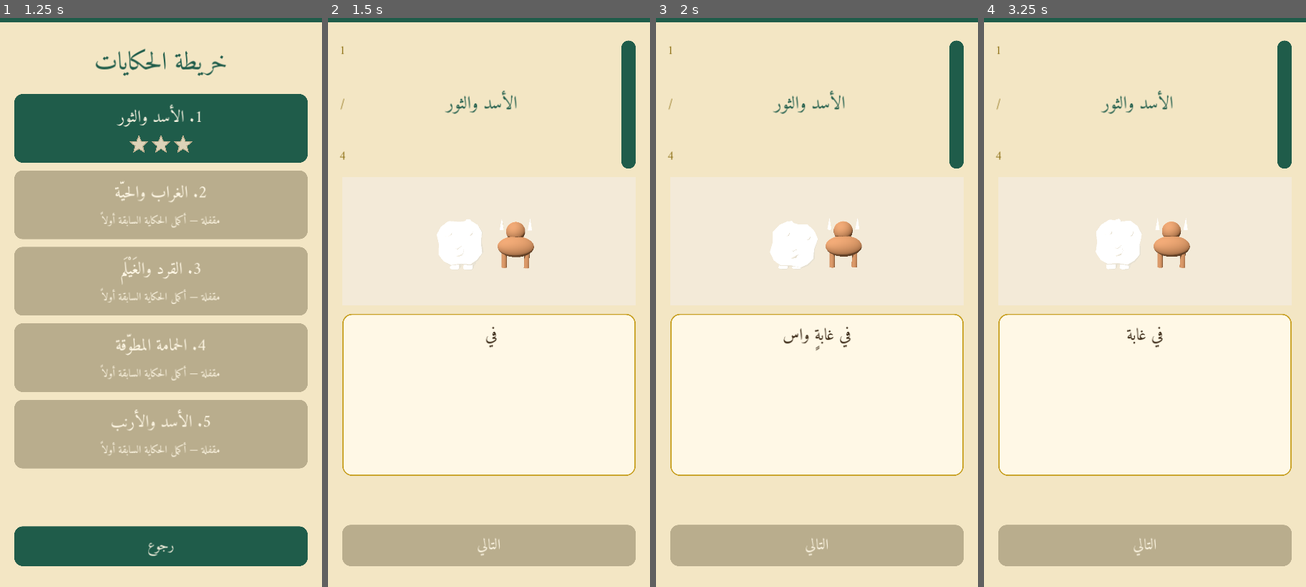
Above: before the commit, frames 1-4 (left to right).
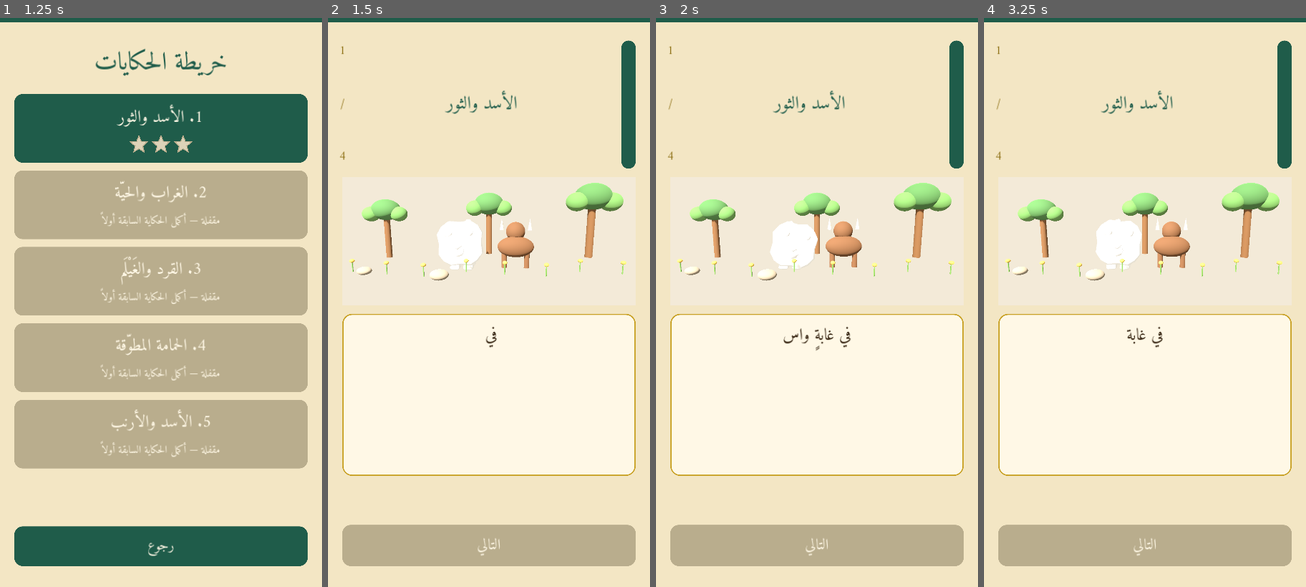
Above: after the commit, the same moments.

Repository: bdssmdkacem-dot/Kalila-Dimna
Game: Godot game, scene res://scenes/main_menu.tscn
The game is run twice, just before and just after one commit, with the same random seed, the same clock (stepped at 60 frames per second) and the same inputs.
Inputs (mouse positions are in pixels of both pictures, inside the frame that each line leads up to):
- Up to frame 1 (1.25 s): click "ابدأ الحكايات" at 0.5 s
- Up to frame 2 (1.5 s): click (489, 126) at 1.25 s
- Up to frame 3 (2 s): no input
- Up to frame 4 (3.25 s): click "رجوع" at 2 s; click (1145, 126) at 2.75 s

Frame 1 is identical in both runs. In frame 2, 2.2% of the frame differs, in the area x 6-93%, y 28-47%; in frame 3, 2.2%; in frame 4, 2.2%.

Commit message:
feat: add story-specific 3D environments

Diff:
--- a/ui/animal_stage.gd
+++ b/ui/animal_stage.gd
@@ -12,6 +12,7 @@
 var viewport: SubViewport
 var world_root: Node3D
 var actor_root: Node3D
+var environment_root: Node3D
 var camera: Camera3D
 var time := 0.0
 
@@ -70,10 +71,15 @@
     camera.fov = 35.0
     world_root.add_child(camera)
 
+    environment_root = Node3D.new()
+    world_root.add_child(environment_root)
+
     actor_root = Node3D.new()
     world_root.add_child(actor_root)
 
 func show_segment(story_id: String, segment_index: int) -> void:
+    _clear_environment()
+    _build_story_environment(story_id, segment_index)
     _clear_actor()
     var actors: Array = STORY_ACTORS.get(story_id, [])
     var spacing := 1.9 if actors.size() > 1 else 0.0
@@ -83,6 +89,129 @@
         actor.scale = Vector3.ONE * (0.95 if actors.size() > 1 else 1.15)
         actor_root.add_child(actor)
     actor_root.rotation.y = deg_to_rad(-6.0 + float(segment_index) * 4.0)
+
+func _clear_environment() -> void:
+    if environment_root == null:
+        return
+    for child in environment_root.get_children():
+        child.queue_free()
+
+
+func _build_story_environment(story_id: String, segment_index: int) -> void:
+    if environment_root == null:
+        return
+
+    # Each story gets its own 3D visual language. These are real MeshInstance3D
+    # scene elements, not 2D decorations, and are kept behind the animal actors.
+    match story_id:
+        "lion_bull":
+            _make_meadow_environment(3, 2, true)
+        "crow_snake":
+            _make_forest_rocks_environment(4, 3)
+        "monkey_turtle":
+            _make_river_forest_environment()
+        "dove_ring":
+            _make_dove_garden_environment()
+        "lion_hare":
+            _make_meadow_environment(5, 3, false)
+        _:
+            _make_meadow_environment(2, 1, true)
+
+    environment_root.rotation.y = deg_to_rad(float(segment_index) * 1.5)
+
+
+func _make_meadow_environment(tree_count: int, rock_count: int, flowers: bool) -> void:
+    for i in tree_count:
+        var x := -4.5 + float(i) * (9.0 / maxf(1.0, float(tree_count - 1)))
+        _make_tree(environment_root, Vector3(x, 0, -1.8 - fmod(float(i), 2.0) * 0.8), 0.9 + fmod(float(i), 3.0) * 0.12)
+    for i in rock_count:
+        var x := -4.0 + float(i) * 2.5
+        _make_rock(environment_root, Vector3(x, 0.18, 0.9 + fmod(float(i), 2.0) * 0.4), 0.45 + fmod(float(i), 3.0) * 0.12)
+    if flowers:
+        for i in 8:
+            _make_flower(environment_root, Vector3(-4.5 + float(i) * 1.25, 0.08, 0.7 + fmod(float(i), 3.0) * 0.25))
+
+
+func _make_forest_rocks_environment(tree_count: int, rock_count: int) -> void:
+    for i in tree_count:
+        var x := -4.6 + float(i) * 3.05
+        _make_tree(environment_root, Vector3(x, 0, -2.0), 1.05 + fmod(float(i), 2.0) * 0.18)
+    for i in rock_count:
+        _make_rock(environment_root, Vector3(-3.5 + float(i) * 2.4, 0.18, 0.5 + fmod(float(i), 2.0)), 0.5 + fmod(float(i), 2.0) * 0.15)
+    for i in 5:
+        _make_bush(environment_root, Vector3(-4.2 + float(i) * 2.1, 0.3, -0.2), 0.65)
+
+
+func _make_river_forest_environment() -> void:
+    var water := MeshInstance3D.new()
+    var water_mesh := PlaneMesh.new()
+    water_mesh.size = Vector2(10, 2.4)
+    water.mesh = water_mesh
+    water.position = Vector3(0, 0.025, -1.0)
+    water.rotation_degrees.x = -90
+    water.material_override = _mat(Color("#6ea7ad"))
+    environment_root.add_child(water)
+    for x in [-4.2, 4.2]:
+        _make_tree(environment_root, Vector3(x, 0, -2.2), 1.1)
+        _make_reeds(environment_root, Vector3(x * 0.65, 0, 0.4))
+    for i in 6:
+        _make_rock(environment_root, Vector3(-3.8 + i * 1.5, 0.16, 0.65), 0.32 + fmod(float(i), 2.0) * 0.12)
+
+
+func _make_dove_garden_environment() -> void:
+    for i in 3:
+        _make_tree(environment_root, Vector3(-4.0 + i * 4.0, 0, -2.0), 0.95)
+    for i in 6:
+        _make_bush(environment_root, Vector3(-4.2 + i * 1.7, 0.28, 0.1), 0.55)
+    for i in 7:
+        _make_flower(environment_root, Vector3(-4.0 + i * 1.3, 0.08, 0.65))
+    var perch := MeshInstance3D.new()
+    var post := CylinderMesh.new()
+    post.top_radius = 0.09
+    post.bottom_radius = 0.13
+    post.height = 1.5
+    perch.mesh = post
+    perch.position = Vector3(3.0, 0.75, -0.6)
+    perch.material_override = _mat(Color("#8a633f"))
+    environment_root.add_child(perch)
+
+
+func _make_tree(parent: Node3D, pos: Vector3, scale_factor: float) -> void:
+    var root := Node3D.new()
+    root.position = pos
+    root.scale = Vector3.ONE * scale_factor
+    parent.add_child(root)
+    _cylinder(root, Vector3(0, 1.15, 0), Vector3(0.28, 2.3, 0.28), Color("#725033"))
+    _sphere(root, Vector3(0, 2.35, 0), Vector3(1.35, 1.0, 1.15), Color("#4d7544"))
+    _sphere(root, Vector3(-0.65, 2.15, 0.15), Vector3(0.8, 0.7, 0.75), Color("#5f874b"))
+    _sphere(root, Vector3(0.65, 2.15, 0.1), Vector3(0.8, 0.7, 0.75), Color("#5f874b"))
+
+
+func _make_bush(parent: Node3D, pos: Vector3, scale_factor: float) -> void:
+    var root := Node3D.new()
+    root.position = pos
+    root.scale = Vector3.ONE * scale_factor
+    parent.add_child(root)
+    _sphere(root, Vector3(-0.35, 0.35, 0), Vector3(0.7, 0.5, 0.65), Color("#5d8448"))
+    _sphere(root, Vector3(0.35, 0.4, 0.05), Vector3(0.75, 0.55, 0.7), Color("#4f743e"))
+
+
+func _make_rock(parent: Node3D, pos: Vector3, scale_factor: float) -> void:
+    var mesh := SphereMesh.new()
+    mesh.radius = 0.5
+    mesh.height = 0.8
+    _part(parent, mesh, pos, _mat(Color("#8d8270")), Vector3(scale_factor, scale_factor * 0.7, scale_factor * 0.85))
+
+
+func _make_flower(parent: Node3D, pos: Vector3) -> void:
+    _cylinder(parent, pos + Vector3(0, 0.18, 0), Vector3(0.035, 0.35, 0.035), Color("#5b7f3f"))
+    _sphere(parent, pos + Vector3(0, 0.38, 0), Vector3(0.16, 0.12, 0.16), Color("#d7a64a"))
+
+
+func _make_reeds(parent: Node3D, pos: Vector3) -> void:
+    for i in 4:
+        _cylinder(parent, pos + Vector3(-0.25 + i * 0.17, 0.35, fmod(float(i), 2.0) * 0.15), Vector3(0.035, 0.7, 0.035), Color("#557b4a"))
+
 
 func _process(delta: float) -> void:
     time += delta
